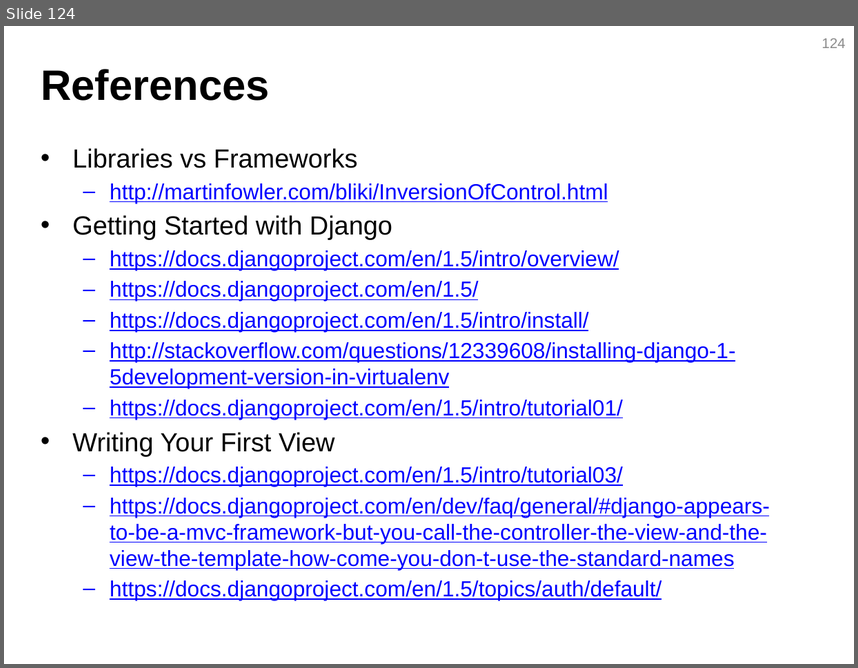
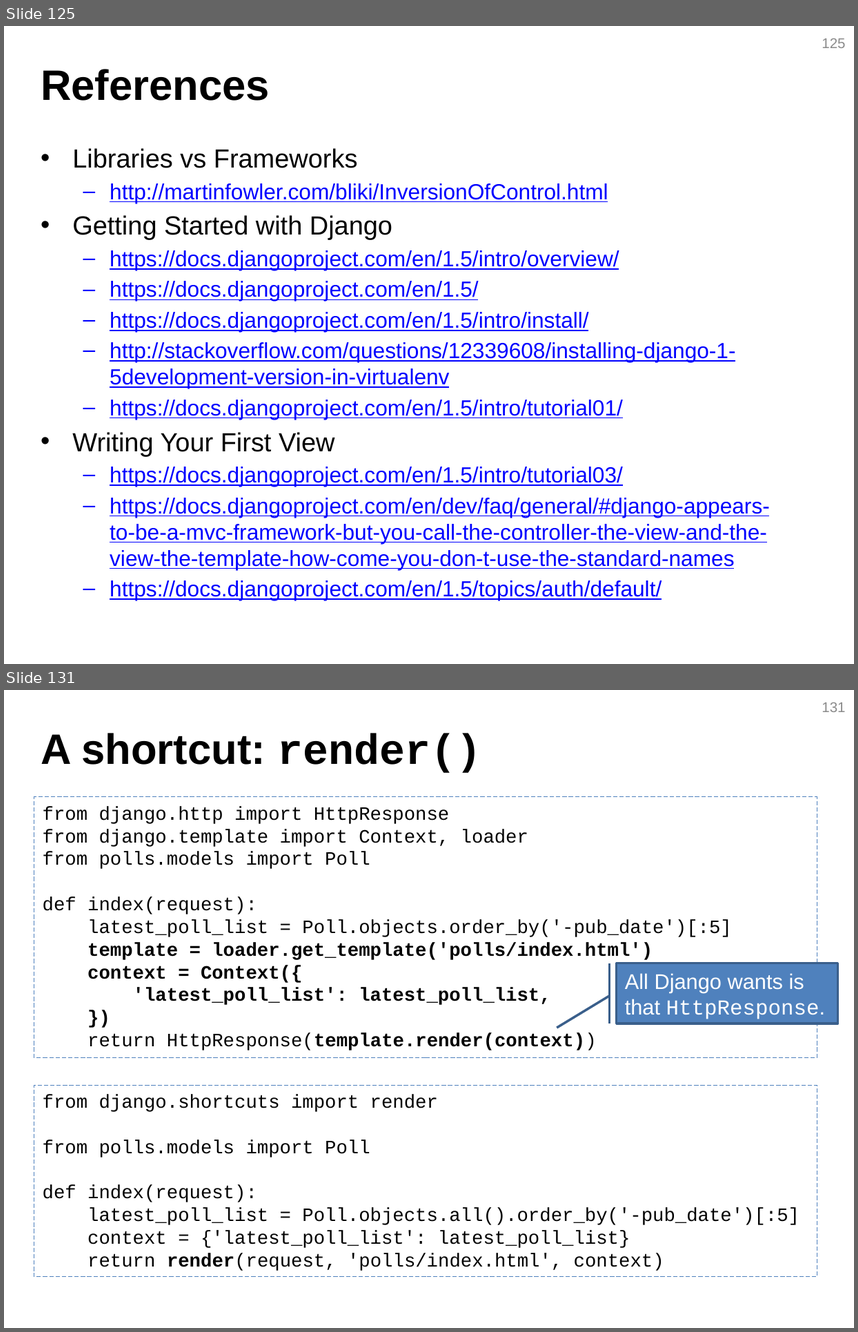
Before and after one commit to JustinSDK/PyConTW2013Tutorial, a slide deck: PyCon Taiwan 2013 Tutorial.pptx. Shown one above the other, each under a label of ours: slide 124 before the commit, slides 125 and 131 after it; the slides between them are not shown. The pictures are 858x668 and 858x1332 pixels, drawn with LibreOffice and Linux fonts; fonts in the diff are those of the drawing. Boxes give left, top, right and bottom in pixels: in the first picture for what was removed or moved away, otherwise in the second. Text is boxed around its words. In the diff, an @@ line names an element or a change of style, - is before the commit and + after.

```diff
--- a/PyCon Taiwan 2013 Tutorial.pptx
+++ b/PyCon Taiwan 2013 Tutorial.pptx
@@ slide 131 added at [4,690,854,1328], background #FFFFFF @@
@@ page number added at [822,702,845,712], 12 pt, text #8C8C8C @@
+131
@@ title added at [41,733,481,773], 36 pt, text #000000, bold @@
+A shortcut: render()
@@ rectangle added at [34,797,817,1057], outline #4F81BD 0.75 pt dashed, 16 pt, text #000000 @@
+from django.http import HttpResponse
+from django.template import Context, loader
+from polls.models import Poll
+def index(request):
+latest_poll_list = Poll.objects.order_by('-pub_date')[:5]
+template = loader.get_template('polls/index.html')
+context = Context({
+'latest_poll_list': latest_poll_list,
+})
+return HttpResponse(template.render(context))
@@ accent border callout added at [616,963,837,1023], fill #4F81BD, outline #3A5F8C 2 pt, 18 pt, text #FFFFFF @@
+All Django wants is that HttpResponse.
@@ rectangle added at [34,1085,817,1276], outline #4F81BD 0.75 pt dashed, 16 pt, text #000000 @@
+from django.shortcuts import render
+from polls.models import Poll
+def index(request):
+latest_poll_list = Poll.objects.all().order_by('-pub_date')[:5]
+context = {'latest_poll_list': latest_poll_list}
+return render(request, 'polls/index.html', context)
@@ what was slide 124 is now slide 125 @@
@@ page number at [822,38,845,48]: text changed @@
-124
+125
```
Also in this commit, not shown: 5 slides changed, 38 other slides added, 1 slide removed, 46 other files.
